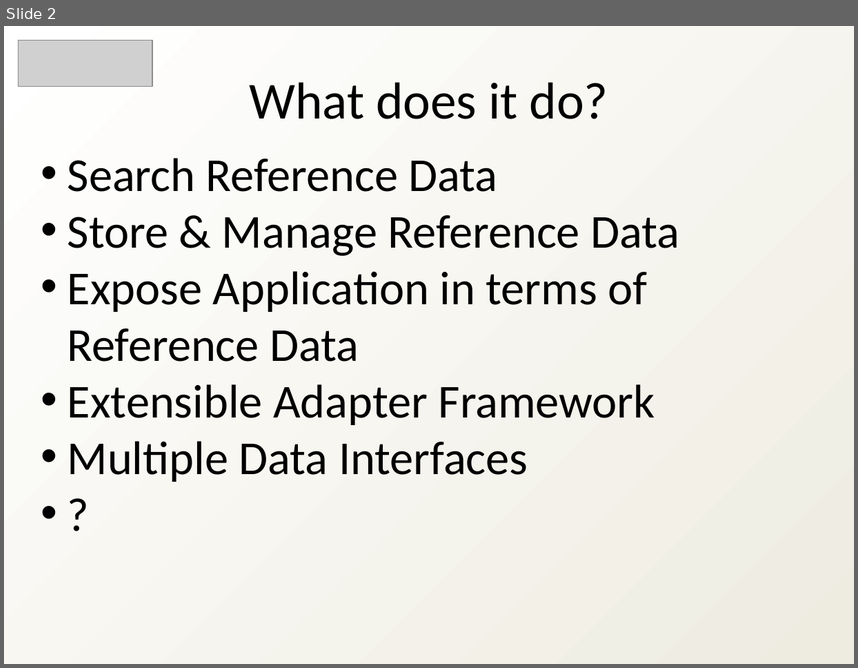
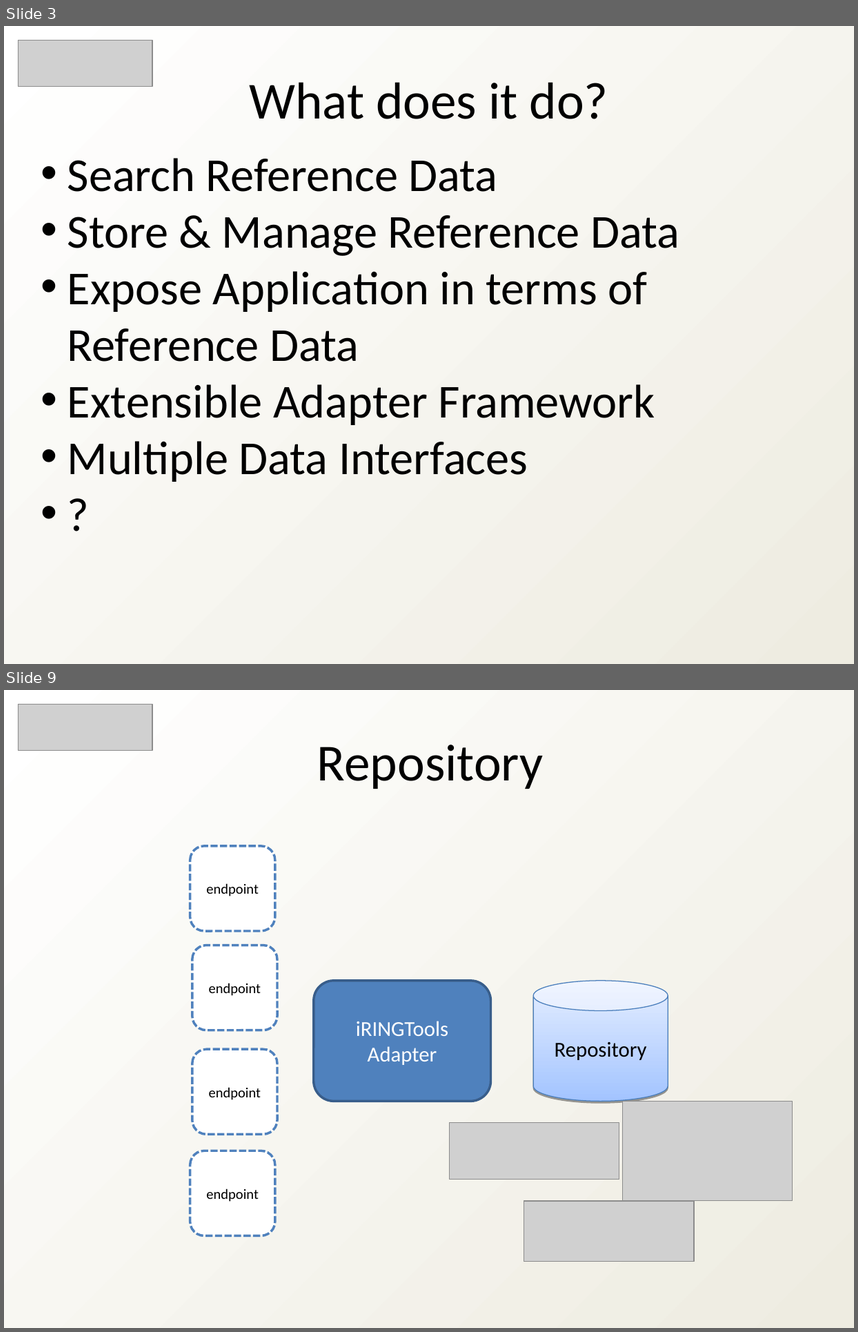
Before and after one commit to heyena/iring-tools, a slide deck: trunk/Documentation/iRINGTools_Overview_v2.1.0.ppt. Shown one above the other, each under a label of ours: slide 2 before the commit, slides 3 and 9 after it; the slides between them are not shown. The pictures are 858x668 and 858x1332 pixels, drawn with LibreOffice and Linux fonts; fonts in the diff are those of the drawing; grey boxes stand for pictures. Boxes give left, top, right and bottom in pixels: in the first picture for what was removed or moved away, otherwise in the second. Text is boxed around its words. In the diff, an @@ line names an element or a change of style, - is before the commit and + after.

```diff
--- a/trunk/Documentation/iRINGTools_Overview_v2.1.0.ppt
+++ b/trunk/Documentation/iRINGTools_Overview_v2.1.0.ppt
@@ slide 9 added at bbox=[4, 690, 854, 1328], background gradient #FFFFFF to #EEECE1 @@
@@ picture added at bbox=[18, 704, 153, 750] @@
@@ text added at bbox=[317, 745, 544, 789], 44 pt, text #000000 @@
+Repository
@@ group added at bbox=[190, 845, 668, 1236]: 5 rounded rectangles, 1 cylinder @@
+iRINGTools
+Adapter
+endpoint
+endpoint
+endpoint
+endpoint
+Repository
@@ picture added at bbox=[623, 1101, 793, 1200] @@
@@ picture added at bbox=[450, 1123, 619, 1180] @@
@@ picture added at bbox=[524, 1201, 694, 1261] @@
@@ what was slide 2 is now slide 3 @@
```
Also in this commit, not shown: 2 slides changed, 17 other slides added, 17 slides removed, 1 other file.
